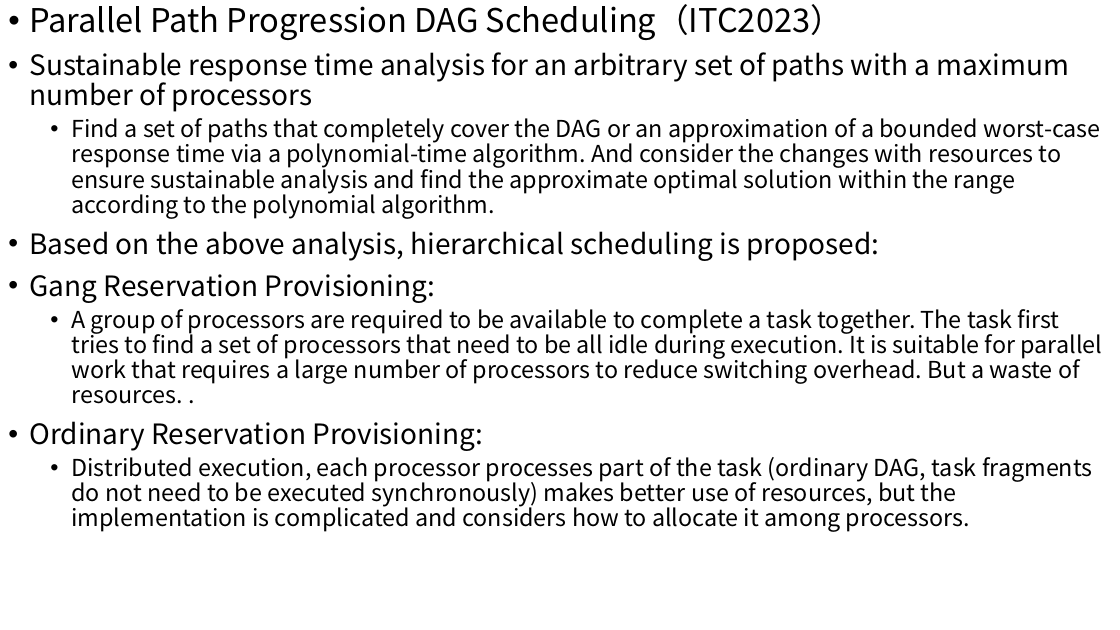
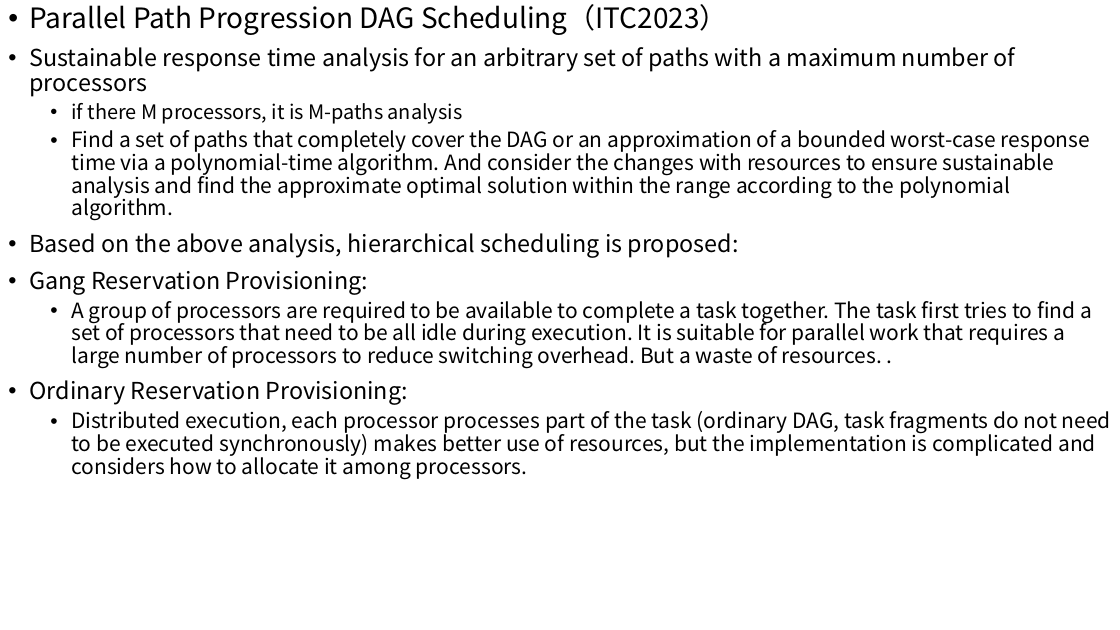
Before and after one commit to wsm6636/note, a slide deck: slide 3 of 06-ppt/discussion/0514.pptx. Drawn at 1120x630 pixels with LibreOffice and Linux fonts; fonts in the diff are those of the drawing. Boxes give left, top, right and bottom in pixels: in the first picture for what was removed or moved away, otherwise in the second. Text is boxed around its words. In the diff, an @@ line names an element or a change of style, - is before the commit and + after.

```diff
--- a/06-ppt/discussion/0514.pptx
+++ b/06-ppt/discussion/0514.pptx
@@ text at (x1=29, y1=4, x2=1111, y2=479): size 28 to 24 pt in "Parallel Path Progression DAG Scheduling（ITC2023）"; size 24 to 20 pt in "Sustainable response time analysis for an arbitrary ...", "Based on the above analysis, hierarchical scheduling ...", "Gang Reservation Provisioning:", "Ordinary Reservation Provisioning:"; size 20 to 18 pt in "Find a set of paths that completely ...", "A group of processors are required to ...", "Distributed execution, each processor processes part of ..." @@
@@ text at (x1=71, y1=103, x2=463, y2=124): paragraph added @@
+  • if there M processors, it is M-paths analysis
```
Also in this commit, not shown: 5 other slides changed, 3 other files.
